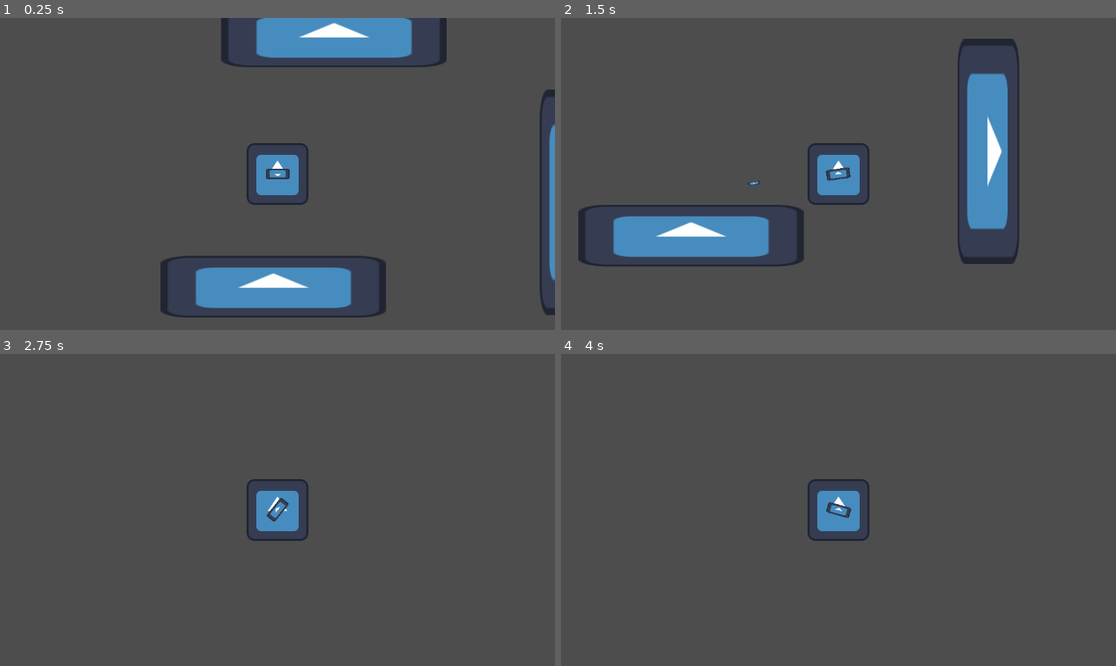
Above: before the commit, frames 1-4 (two rows, left to right).
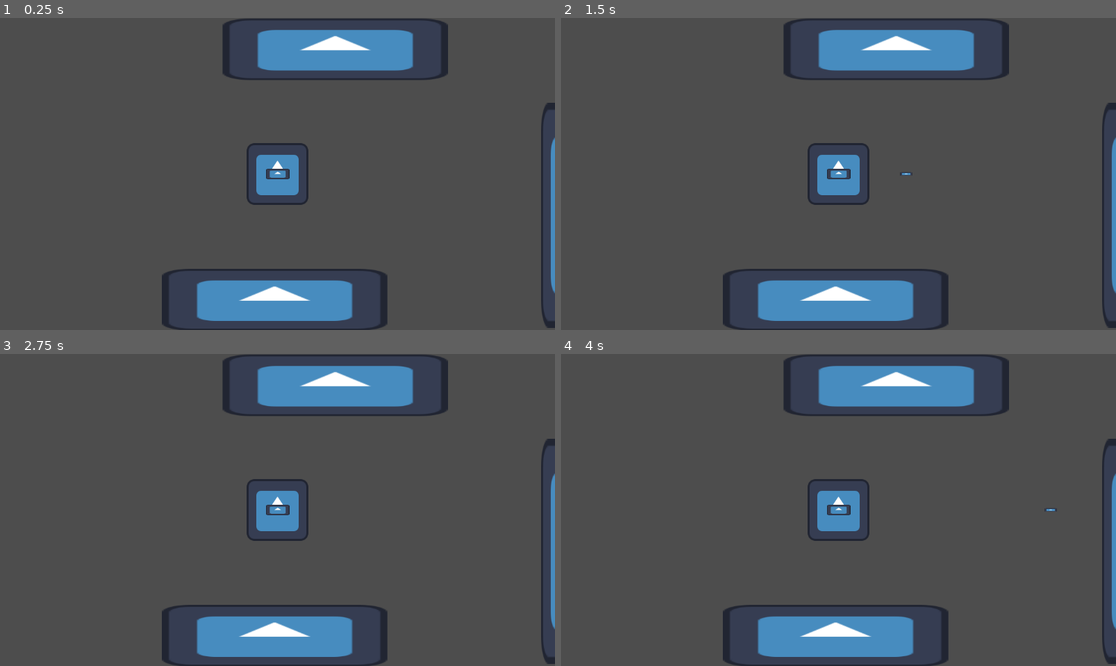
Above: after the commit, the same moments.

Repository: Sn0wy8/Haven
Game: Godot game, scene res://main.tscn
Same seed, same stepped clock (60 frames per second), same inputs: the game is played once before the commit and once after it. The engine's default icon, where the game draws it, is replaced by a stand-in: a white triangle on a blue panel in a dark square.
Inputs (mouse positions are in pixels of both pictures, inside the frame that each line leads up to):
- Up to frame 1 (0.25 s): no input
- Up to frame 2 (1.5 s): tap Enter (ui_accept) at 0.5, 0.77 s; move the mouse to (960, 158) at 0.52 s; hold Right (ui_right) from 0.53 s (still down); click (960, 158) at 0.6 s; move the mouse to (727, 189) at 1.27 s; click (727, 189) at 1.35 s
- Up to frame 3 (2.75 s): tap Enter (ui_accept) at 1.52 s; move the mouse to (333, 441) at 2.02 s; release Right (ui_right) at 2.03 s; hold Left (ui_left) from 2.03 s (still down); click (333, 441) at 2.1 s
- Up to frame 4 (4 s): move the mouse to (810, 572) at 2.77 s; release Left (ui_left) at 2.78 s; hold Right (ui_right) from 2.78 s (still down); click (810, 572) at 2.85 s; tap Enter (ui_accept) at 3.02, 3.5, 3.77 s; move the mouse to (1005, 556) at 3.52 s; click (1005, 556) at 3.6 s

The runs differ from the first frame. In frame 1, 8.2% of the frame differs, in the area x 28-100%, y 0-100%; in frame 2, 19%, in the area x 3-100%, y 0-100%; in frame 3, 10%; in frame 4, 10%.
Error after the commit: Parse Error: Expected ":" after "if" condition. (res://player.gd:52)

Commit message:
fix

Diff:
--- a/haven/MyHitBox.gd
+++ b/haven/MyHitBox.gd
@@ -1,7 +1,7 @@
 class_name MyHitBox
 extends Area2D
 
-@export var damage := 10
+@export var damage := 1
 
 func _init() -> void:
 	collision_layer = 2
--- a/haven/MyHurtBox.gd
+++ b/haven/MyHurtBox.gd
@@ -9,5 +9,8 @@
 	connect("area_entered", self._on_area_entered)
 
 func _on_area_entered(hitbox: MyHitBox) -> void:
-	if hitbox != null:
-		owner.queue_free()
+	if hitbox == null:
+		return
+
+	if owner.has_method("take_damage"):
+		owner.take_damage(hitbox.damage)
--- a/haven/breakable_platform.tscn
+++ b/haven/breakable_platform.tscn
@@ -1,13 +1,13 @@
 [gd_scene format=3 uid="uid://b5ki2hegdeobu"]
 
 [ext_resource type="Texture2D" uid="uid://uelvhslkv8pv" path="res://icon.svg" id="1_3lhpt"]
-[ext_resource type="Script" uid="uid://b13hwkbn70rvx" path="res://MyHurtBox.gd" id="2_pqfek"]
+[ext_resource type="Script" uid="uid://bbvalqp5kbmqi" path="res://hurtbox.gd" id="3_8cl7r"]
 
 [sub_resource type="RectangleShape2D" id="RectangleShape2D_pqfek"]
 size = Vector2(461, 121)
 
 [sub_resource type="RectangleShape2D" id="RectangleShape2D_8cl7r"]
-size = Vector2(463, 125)
+size = Vector2(462, 124)
 
 [node name="breakable_platform" type="AnimatableBody2D" unique_id=1037975149]
 
@@ -20,10 +20,10 @@
 scale = Vector2(3.65625, 1)
 texture = ExtResource("1_3lhpt")
 
-[node name="MyHurtBox" type="Area2D" parent="." unique_id=1509314556]
-script = ExtResource("2_pqfek")
-metadata/_custom_type_script = "uid://b13hwkbn70rvx"
+[node name="Hurtbox" type="Area2D" parent="." unique_id=567236472 groups=["MyHitBox", "MyHitbox"]]
+position = Vector2(168.5, -1.5)
+script = ExtResource("3_8cl7r")
 
-[node name="CollisionShape2D" type="CollisionShape2D" parent="MyHurtBox" unique_id=1041383861]
-position = Vector2(167.5, -3.5)
+[node name="CollisionShape2D" type="CollisionShape2D" parent="Hurtbox" unique_id=1249871693]
+position = Vector2(-1.5, 0.5)
 shape = SubResource("RectangleShape2D_8cl7r")
--- /dev/null
+++ b/haven/hurtbox.gd
@@ -0,0 +1,12 @@
+extends Area2D
+
+func _init() -> void:
+	collision_layer = 0
+	collision_mask = 2
+
+func _ready() -> void:
+	connect("area_entered", self._on_area_entered)
+
+func _on_area_entered(hitbox: MyHitBox) -> void:
+	if hitbox != null:
+		owner.queue_free()
--- a/haven/player.gd
+++ b/haven/player.gd
@@ -1,5 +1,6 @@
 extends CharacterBody2D
 
+var health = 3
 @onready
 var animations = $animations
 @onready
@@ -45,3 +46,7 @@
 	gun.scale.y = 1 if mouse_direction.x > 0 else -1
 	gun.show_behind_parent = mouse_direction.y < 0
 	gun.look_at(get_global_mouse_position())
+
+func take_damage(delta: float) -> void:
+	health -= 1
+	if health
--- a/haven/player.tscn
+++ b/haven/player.tscn
@@ -3,12 +3,17 @@
 [ext_resource type="Script" uid="uid://b02i6gu8ut3mp" path="res://player.gd" id="1_4flbx"]
 [ext_resource type="Texture2D" uid="uid://uelvhslkv8pv" path="res://icon.svg" id="2_onrkg"]
 [ext_resource type="PackedScene" uid="uid://c8815eok78ono" path="res://gun.tscn" id="3_i3pqv"]
+[ext_resource type="Script" uid="uid://b13hwkbn70rvx" path="res://MyHurtBox.gd" id="4_hqtel"]
 
 [sub_resource type="RectangleShape2D" id="RectangleShape2D_onrkg"]
 size = Vector2(125, 127)
 
+[sub_resource type="CircleShape2D" id="CircleShape2D_sweqy"]
+radius = 60.40695
+
 [node name="player" type="CharacterBody2D" unique_id=1039232777]
 script = ExtResource("1_4flbx")
+gun_hold_distance = null
 
 [node name="Sprite2D" type="Sprite2D" parent="." unique_id=287004726]
 texture = ExtResource("2_onrkg")
@@ -22,3 +27,10 @@
 [node name="GunPivot" type="Marker2D" parent="." unique_id=452083442]
 
 [node name="Gun" parent="GunPivot" unique_id=1880026885 instance=ExtResource("3_i3pqv")]
+
+[node name="MyHurtBox" type="Area2D" parent="." unique_id=255031405]
+script = ExtResource("4_hqtel")
+metadata/_custom_type_script = "uid://b13hwkbn70rvx"
+
+[node name="CollisionShape2D" type="CollisionShape2D" parent="MyHurtBox" unique_id=1876583527]
+shape = SubResource("CircleShape2D_sweqy")
--- a/haven/project.godot
+++ b/haven/project.godot
@@ -15,6 +15,10 @@
 config/features=PackedStringArray("4.6", "Forward Plus")
 config/icon="res://icon.svg"
 
+[global_group]
+
+MyHitBox=""
+
 [input]
 
 shoot={
Not shown, added: haven/hurtbox.gd.uid
